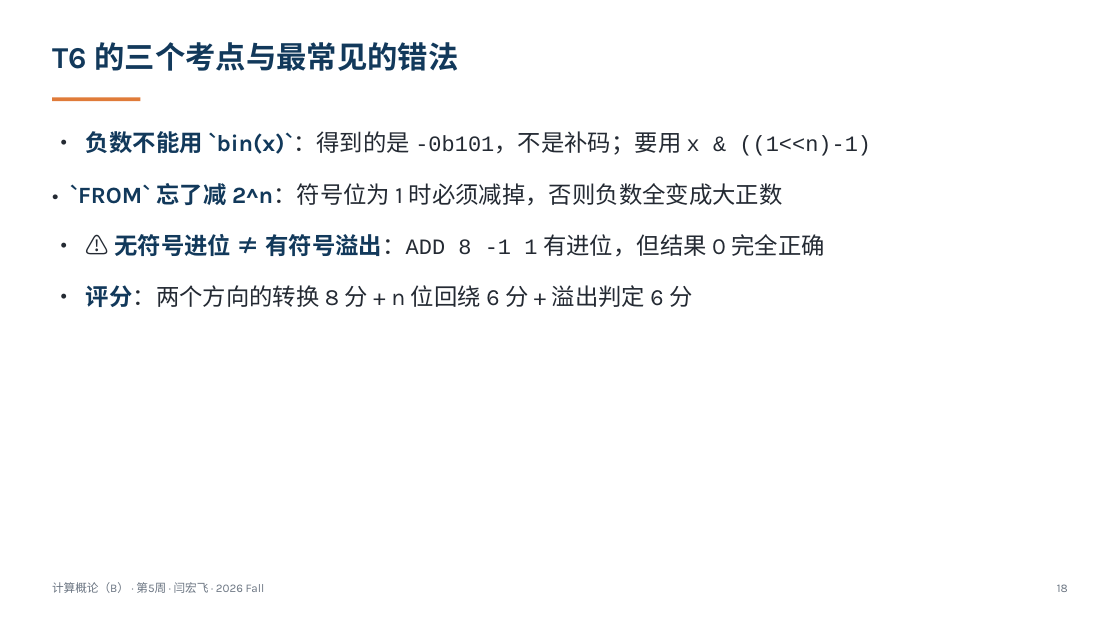
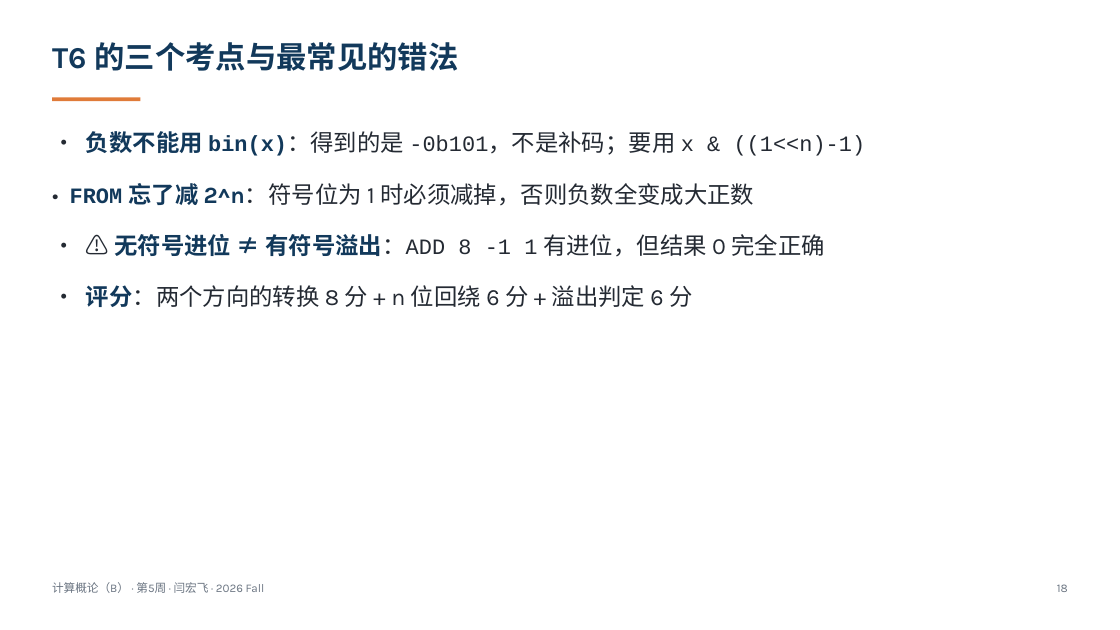
Before and after one commit to GMyhf/2026fall-cs101, a slide deck: slide 18 of courseware/202609_ADS_W05_October_Exam_Review.pptx. Drawn at 1120x630 pixels with LibreOffice and Linux fonts; fonts in the diff are those of the drawing. Boxes give left, top, right and bottom in pixels: in the first picture for what was removed or moved away, otherwise in the second. Text is boxed around its words. In the diff, an @@ line names an element or a change of style, - is before the commit and + after.

```diff
--- a/courseware/202609_ADS_W05_October_Exam_Review.pptx
+++ b/courseware/202609_ADS_W05_October_Exam_Review.pptx
@@ text at bbox=[70, 131, 866, 206]: text changed @@
-• 负数不能用 `bin(x)`：得到的是 -0b101，不是补码；要用 x & ((1<<n)-1)
-• `FROM` 忘了减 2^n：符号位为 1 时必须减掉，否则负数全变成大正数
+• 负数不能用 bin(x)：得到的是 -0b101，不是补码；要用 x & ((1<<n)-1)
+• FROM 忘了减 2^n：符号位为 1 时必须减掉，否则负数全变成大正数
```
Also in this commit, not shown: 23 other files.
